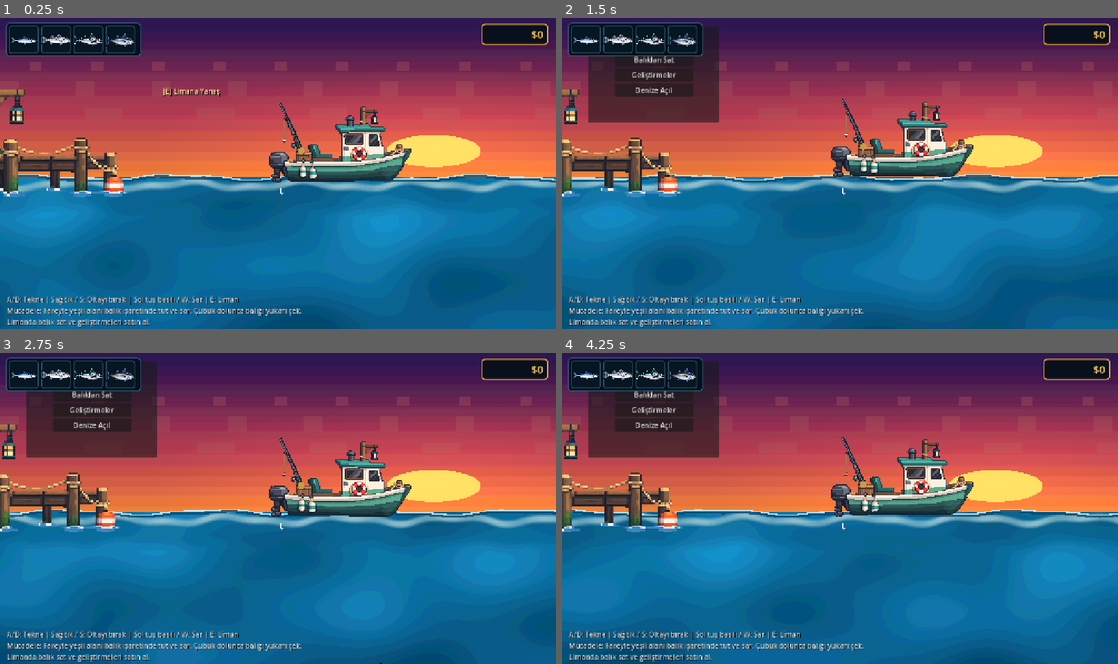
Above: before the commit, frames 1-4 (two rows, left to right).
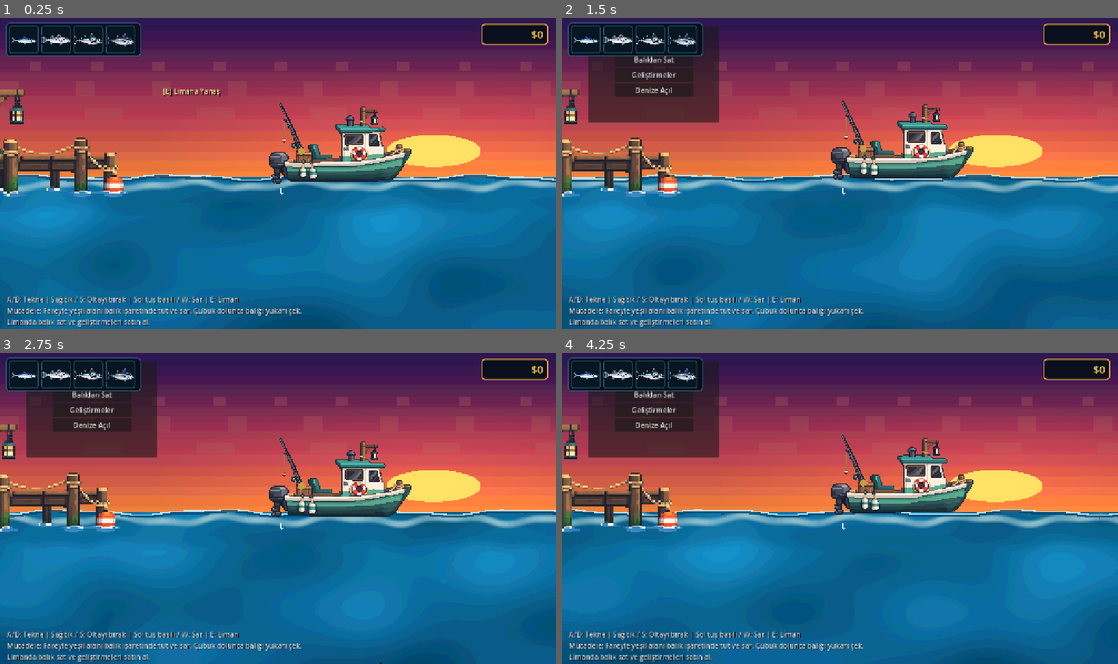
Above: after the commit, the same moments.

Repository: mirackayademir/TinyFisher
Game: Godot game, scene res://scenes/world.tscn
Two runs of this game, one before a commit and one after it. Both use one fixed random seed, a clock stepped at 60 frames per second and the inputs below.
Inputs (mouse positions are in pixels of both pictures, inside the frame that each line leads up to):
- Up to frame 1 (0.25 s): no input
- Up to frame 2 (1.5 s): move the mouse to (962, 157) at 0.52 s; hold D (move_right) 0.53-1.28 s; tap E (dock) at 0.6, 1.35 s; click (962, 157) at 0.67 s; move the mouse to (728, 189) at 1.27 s; hold S from 1.28 s (still down)
- Up to frame 3 (2.75 s): move the mouse to (333, 440) at 2.02 s; release S at 2.03 s; hold D (move_right) from 2.03 s (still down); tap E (dock) at 2.1 s
- Up to frame 4 (4.25 s): move the mouse to (812, 570) at 2.77 s; release D (move_right) at 2.78 s; hold W 2.78-3.53 s; tap E (dock) at 2.85, 3.6 s; click (812, 570) at 2.92 s; move the mouse to (1006, 555) at 3.52 s; hold A (move_left) from 3.53 s (still down)

The runs differ from the first frame. In frame 1, 0.4% of the frame differs, in the area x 49-74%, y 28-54%; in frame 2, 1.9%; in frame 3, 0.5%; in frame 4, 2.0%, in the area x 48-74%, y 26-53%.

Commit message:
Sync boat bobbing with ocean surface waves

Diff:
--- a/scenes/boat.gd
+++ b/scenes/boat.gd
@@ -71,11 +71,11 @@
 func _update_surface_motion(delta: float) -> void:
 	_sea_time += delta
 
-	# İki farklı dalga tekneyi yukarı-aşağı taşır; yatay hareket ederken faz da değişir.
-	var wave_a := sin(_sea_time * 1.72 + global_position.x * 0.018) * 5.2
-	var wave_b := sin(_sea_time * 1.08 + global_position.x * 0.043 + 0.8) * 2.2
+	# World su çizgisiyle aynı iki dalga formu: tekne gerçekten dalganın üstünde yüzer.
+	var wave_a := sin(global_position.x * 0.018 + _sea_time * 1.72) * 5.2
+	var wave_b := sin(global_position.x * 0.043 - _sea_time * 1.08 + 0.8) * 2.2
 	var bob := wave_a + wave_b
-	var tilt := cos(_sea_time * 1.72 + global_position.x * 0.018) * 0.014
+	var tilt := cos(global_position.x * 0.018 + _sea_time * 1.72) * 0.014
 	var speed_tilt := clampf(velocity.x / maxf(speed, 1.0), -1.0, 1.0) * 0.006
 
 	boat_visual.position = _boat_visual_base_position + Vector2(0.0, bob)
